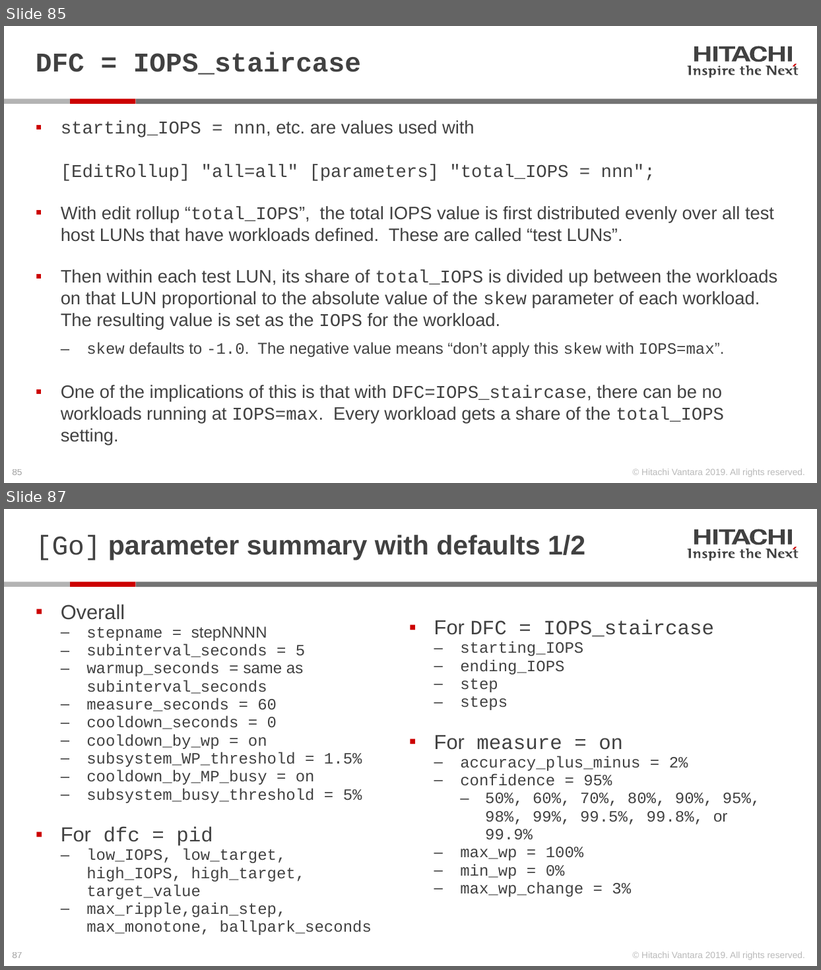
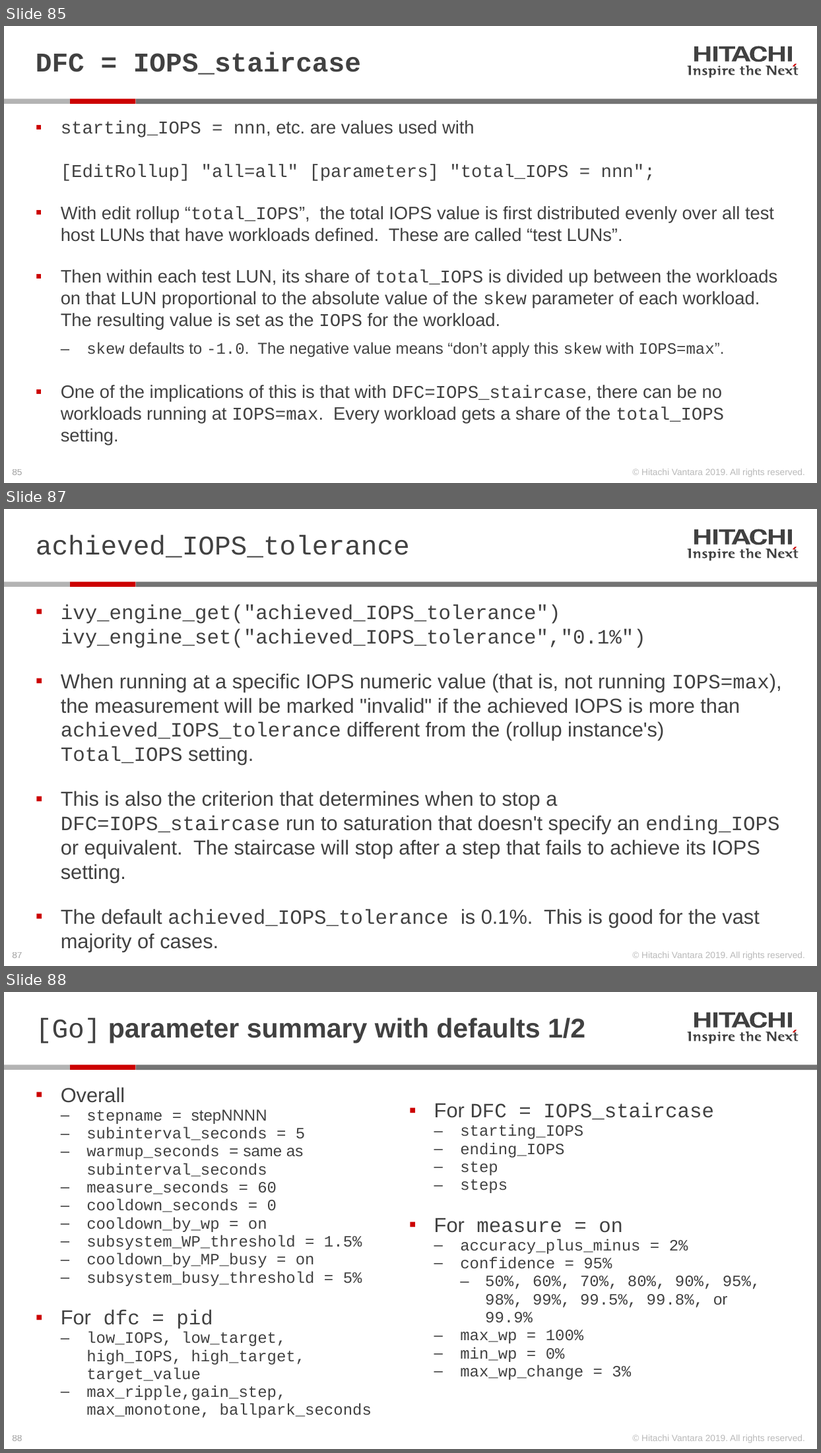
Before and after one commit to Hitachi-Data-Systems/ivy, a slide deck: doc/Programming the ivy engine.pptx. Shown one above the other, each under a label of ours: slides 85 and 87 before the commit, slides 85, 87 and 88 after it; the slides between them are not shown. The pictures are 821x970 and 821x1453 pixels, drawn with LibreOffice and Linux fonts; fonts in the diff are those of the drawing. Boxes give left, top, right and bottom in pixels: in the first picture for what was removed or moved away, otherwise in the second. Text is boxed around its words. In the diff, an @@ line names an element or a change of style, - is before the commit and + after.

Commit message:
achieved_IOPS_tolerance

```diff
--- a/doc/Programming the ivy engine.pptx
+++ b/doc/Programming the ivy engine.pptx
@@ slide 87 added at bbox=[4, 509, 817, 966], background #FFFFFF; not listed: 28 template elements that a slide beside it also shows @@
@@ title added at bbox=[36, 535, 410, 558], 24 pt, text #414141 @@
+achieved_IOPS_tolerance
@@ text added at bbox=[61, 605, 782, 927], 18 pt, text #414141 @@
+▪ ivy_engine_get("achieved_IOPS_tolerance")
+  ivy_engine_set("achieved_IOPS_tolerance","0.1%")
+▪ When running at a specific IOPS numeric value (that is, not running IOPS=max), the measurement will be marked "invalid" if the achieved IOPS is more than achieved_IOPS_tolerance different from the (rollup instance's) Total_IOPS setting.
+▪ This is also the criterion that determines when to stop a DFC=IOPS_staircase run to saturation that doesn't specify an ending_IOPS or equivalent. The staircase will stop after a step that fails to achieve its IOPS setting.
+▪ The default achieved_IOPS_tolerance is 0.1%. This is good for the vast majority of cases.
@@ what was slide 87 is now slide 88 @@
@@ page number at bbox=[12, 1436, 22, 1441]: text changed @@
-87
+88
```
Also in this commit, not shown: 2 slides changed, 7 other files.
